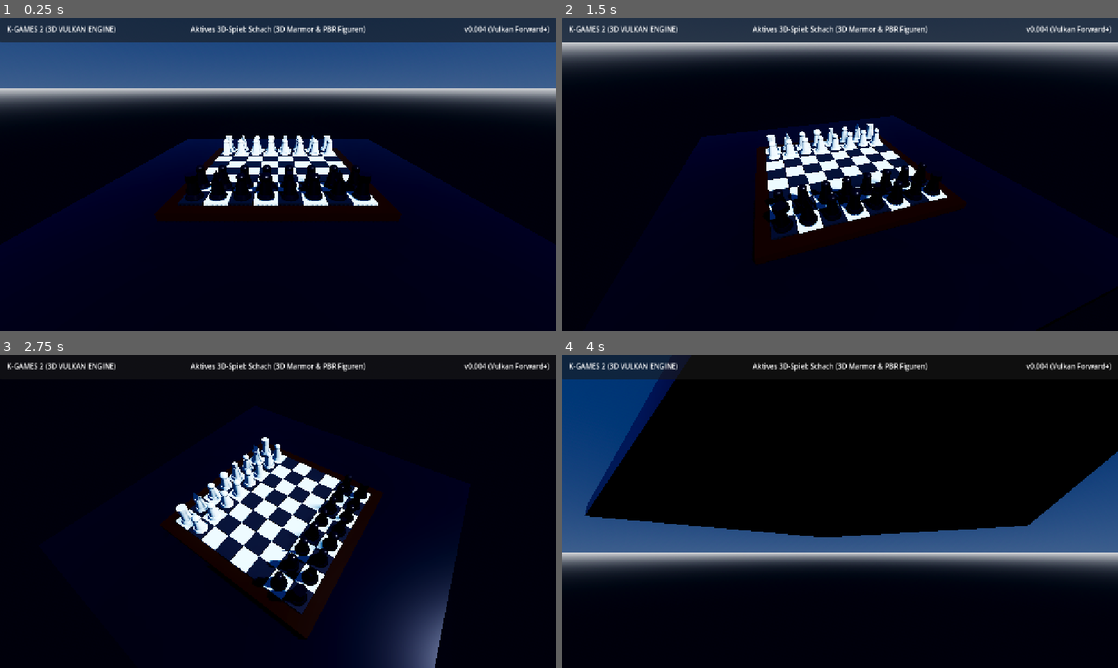
Above: before the commit, frames 1-4 (two rows, left to right).
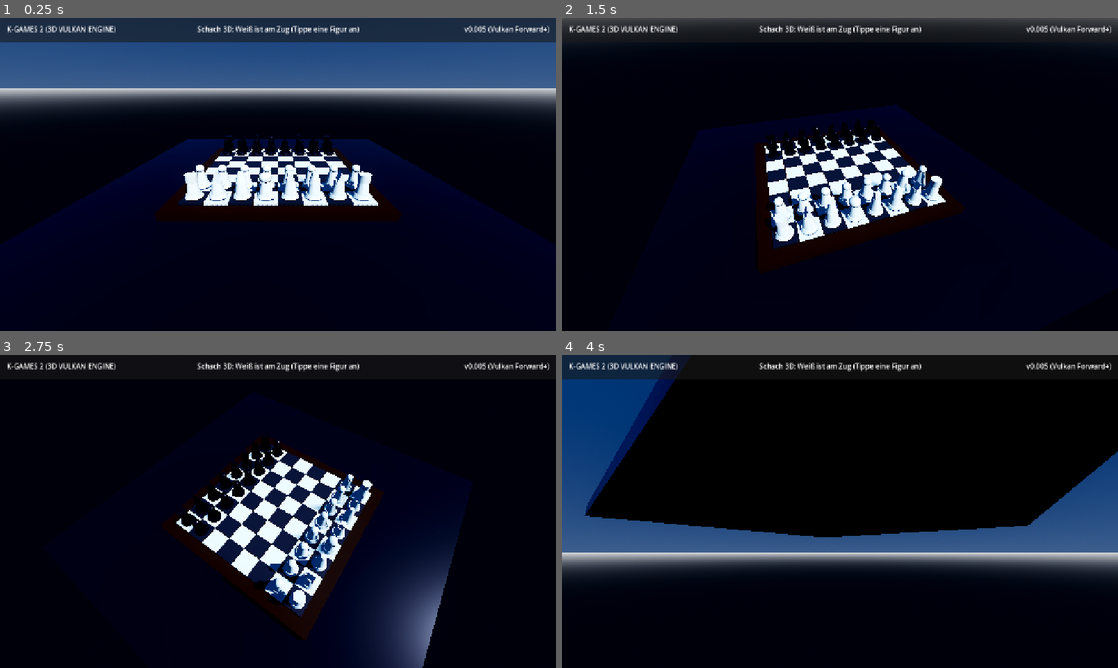
Above: after the commit, the same moments.

Repository: williklassner-ui/K-Games-2
Game: Godot game, scene res://scenes/MainDashboard.tscn
Two runs of this game, one before a commit and one after it. Both use one fixed random seed, a clock stepped at 60 frames per second and the inputs below.
Inputs (mouse positions are in pixels of both pictures, inside the frame that each line leads up to):
- Up to frame 1 (0.25 s): no input
- Up to frame 2 (1.5 s): tap Enter at 0.5 s; move the mouse to (962, 158) at 0.52 s; click (962, 158) at 0.67 s; tap Space at 1.25 s; drag from (728, 190) to (812, 237) at 1.27 s
- Up to frame 3 (2.75 s): tap Enter at 2 s; move the mouse to (333, 442) at 2.02 s; click (333, 442) at 2.17 s
- Up to frame 4 (4 s): tap Space at 2.75 s; drag from (812, 574) to (673, 464) at 2.77 s; tap Enter at 3.5 s; move the mouse to (1006, 558) at 3.52 s; click (1006, 558) at 3.67 s

The runs differ from the first frame. In frame 1, 3.6% of the frame differs, in the area x 33-88%, y 2-59%; in frame 2, 18%, in the area x 0-100%, y 0-74%; in frame 3, 7.6%; in frame 4, 0.5%.

Commit message:
v0.005: Add touch-friendly mobile bottom panel with game switcher, implement interactive 3D chess with legal moves, piece animations & AI opponent, enable touch emulation

Diff:
--- a/project.godot
+++ b/project.godot
@@ -7,7 +7,7 @@
 [application]
 
 config/name="K-Games 2"
-config/version="0.004"
+config/version="0.005"
 config/description="K-Games 2: Native 3D Vulkan Game Engine Suite featuring Civilization, Risk, Battleship, Chess, Monopoly, Katan, Kniffel and classic 3D tabletop games."
 run/main_scene="res://scenes/MainDashboard.tscn"
 config/features=PackedStringArray("4.7", "Forward Plus")
@@ -20,10 +20,17 @@
 window/size/resizable=true
 window/stretch/mode="canvas_items"
 window/stretch/aspect="expand"
+window/handheld/orientation=0
+
+[input_devices]
+
+pointing/emulate_touch_from_mouse=true
+pointing/emulate_mouse_from_touch=true
 
 [rendering]
 
 renderer/rendering_method="forward_plus"
+renderer/rendering_method.mobile="mobile"
 textures/vram_compression/import_etc2_astc=true
 anti_aliasing/quality/msaa_3d=2
 anti_aliasing/quality/screen_space_aa=1
--- a/scripts/MainDashboard.gd
+++ b/scripts/MainDashboard.gd
@@ -1,21 +1,26 @@
 extends Node3D
 
 # K-Games 2: Native Vulkan 3D Game Suite
-const VERSION = "0.004"
+const VERSION = "0.005"
 
 @onready var camera_pivot = $CameraPivot
+@onready var camera_3d = $CameraPivot/Camera3D
 @onready var status_label = $UI/TopBar/StatusLabel
 @onready var version_label = $UI/TopBar/VersionLabel
 @onready var world_3d = $World3D
 
 var current_game_instance: Node3D = null
 var current_game = "overview"
+
+# Touch- und Orbit-Kamerasteuerung
 var is_dragging = false
 var drag_start_mouse = Vector2.ZERO
 var rot_y = 0.0
-var rot_x = -0.4
-
-# Modulare 3D-Spiele
+var rot_x = -0.5
+var touch_start_pos = Vector2.ZERO
+var is_tap = false
+
+# 10 Modulare 3D-Spiele
 const CHESS_SCRIPT = preload("res://scripts/games/Chess3D.gd")
 const BATTLESHIP_SCRIPT = preload("res://scripts/games/Battleship3D.gd")
 const MENSCH_SCRIPT = preload("res://scripts/games/MenschAergereDichNicht3D.gd")
@@ -34,26 +39,58 @@
 		version_label.text = "v" + VERSION + " (Vulkan Forward+)"
 	setup_3d_tabletop_scene()
 	create_game_selection_ui()
-	# Standardmäßig mit Schach starten
 	switch_game("chess")
 
 func _input(event):
+	# Touch & Maus Interaktion
 	if event is InputEventMouseButton:
-		if event.button_index == MOUSE_BUTTON_LEFT or event.button_index == MOUSE_BUTTON_RIGHT:
+		if event.button_index == MOUSE_BUTTON_LEFT:
+			if event.pressed:
+				is_dragging = true
+				is_tap = true
+				drag_start_mouse = event.position
+				touch_start_pos = event.position
+			else:
+				is_dragging = false
+				if is_tap:
+					# 3D-Objekt-Klick / Raycast ausführen
+					raycast_click(event.position)
+		elif event.button_index == MOUSE_BUTTON_RIGHT:
 			is_dragging = event.pressed
 			drag_start_mouse = event.position
 		elif event.button_index == MOUSE_BUTTON_WHEEL_UP:
-			$CameraPivot/Camera3D.position.z = max(5.0, $CameraPivot/Camera3D.position.z - 0.5)
+			camera_3d.position.z = max(5.0, camera_3d.position.z - 0.5)
 		elif event.button_index == MOUSE_BUTTON_WHEEL_DOWN:
-			$CameraPivot/Camera3D.position.z = min(25.0, $CameraPivot/Camera3D.position.z + 0.5)
+			camera_3d.position.z = min(25.0, camera_3d.position.z + 0.5)
 
 	elif event is InputEventMouseMotion and is_dragging:
 		var delta = event.position - drag_start_mouse
+		if delta.length() > 5.0:
+			is_tap = false
 		drag_start_mouse = event.position
 		rot_y -= delta.x * 0.005
 		rot_x = clamp(rot_x - delta.y * 0.005, -1.2, 0.2)
 		camera_pivot.rotation.y = rot_y
 		camera_pivot.rotation.x = rot_x
+
+func raycast_click(screen_pos: Vector2):
+	if not current_game_instance: return
+	if not is_instance_valid(camera_3d): return
+
+	var ray_origin = camera_3d.project_ray_origin(screen_pos)
+	var ray_normal = camera_3d.project_ray_normal(screen_pos)
+	var space_state = get_world_3d().direct_space_state
+	var query = PhysicsRayQueryParameters3D.create(ray_origin, ray_origin + ray_normal * 100.0)
+	query.collide_with_areas = true
+	query.collide_with_bodies = true
+	var result = space_state.intersect_ray(query)
+
+	if result:
+		var collider = result.collider
+		if collider and collider.has_meta("grid_pos"):
+			var g_pos = collider.get_meta("grid_pos")
+			if current_game_instance.has_method("handle_tile_clicked"):
+				current_game_instance.handle_tile_clicked(g_pos)
 
 func setup_3d_tabletop_scene():
 	var table_mesh = BoxMesh.new()
@@ -81,53 +118,69 @@
 	match game_name:
 		"chess":
 			game_node.set_script(CHESS_SCRIPT)
-			if status_label: status_label.text = "Aktives 3D-Spiel: Schach (3D Marmor & PBR Figuren)"
+			if game_node.has_signal("status_changed"):
+				game_node.connect("status_changed", Callable(self, "_on_game_status_changed"))
+			if status_label: status_label.text = "Schach 3D: Tippe eine Figur an zum Ziehen"
 		"battleship":
 			game_node.set_script(BATTLESHIP_SCRIPT)
-			if status_label: status_label.text = "Aktives 3D-Spiel: Schiffe versenken (3D Ozean & Schlachtschiffe)"
+			if status_label: status_label.text = "Schiffe versenken 3D: Taktischer Ozean & Flotte bereit"
 		"mensch":
 			game_node.set_script(MENSCH_SCRIPT)
-			if status_label: status_label.text = "Aktives 3D-Spiel: Mensch ärgere dich nicht (3D Holzbrett)"
+			if status_label: status_label.text = "Mensch ärgere dich nicht 3D: 16 Figuren auf 3D-Holzbrett"
 		"risiko":
 			game_node.set_script(RISIKO_SCRIPT)
-			if status_label: status_label.text = "Aktives 3D-Spiel: Risiko (3D Weltkarte & Armeen)"
+			if status_label: status_label.text = "Risiko 3D: Globale Kontinentalbühne mit Armeen"
 		"civ":
 			game_node.set_script(CIV_SCRIPT)
-			if status_label: status_label.text = "Aktives 3D-Spiel: Civilization (3D Geländerelief, Berge & Städte)"
+			if status_label: status_label.text = "Civilization 3D: 3D-Geländerelief, Höhen & Städte"
 		"monopoly":
 			game_node.set_script(MONOPOLY_SCRIPT)
-			if status_label: status_label.text = "Aktives 3D-Spiel: Monopoly (3D City-Board, Häuser & Hotels)"
+			if status_label: status_label.text = "Monopoly 3D: Immobilien-Board mit Häusern & Hotels"
 		"kniffel":
 			game_node.set_script(KNIFFEL_SCRIPT)
-			if status_label: status_label.text = "Aktives 3D-Spiel: Kniffel (3D Lederteller & PBR-Würfel)"
+			if status_label: status_label.text = "Kniffel 3D: Lederteller & PBR-Würfel"
 		"lotti":
 			game_node.set_script(LOTTI_SCRIPT)
-			if status_label: status_label.text = "Aktives 3D-Spiel: Lotti Karotti (3D Karottenhügel & Hasen)"
+			if status_label: status_label.text = "Lotti Karotti 3D: Riesenkarotte & Hasenfiguren"
 		"katan":
 			game_node.set_script(KATAN_SCRIPT)
-			if status_label: status_label.text = "Aktives 3D-Spiel: Siedler von Katan (3D Hex-Insel, Dörfer & Straßen)"
+			if status_label: status_label.text = "Siedler von Katan 3D: Hex-Insel mit Rohstoffen"
 		"scotland":
 			game_node.set_script(SCOTLAND_SCRIPT)
-			if status_label: status_label.text = "Aktives 3D-Spiel: Scotland Yard (3D London-City & Themse)"
+			if status_label: status_label.text = "Scotland Yard 3D: London City, Themse & Mister X"
 
 	world_3d.add_child(game_node)
 	current_game_instance = game_node
 	print("Switched to 3D Game: ", game_name)
 
+func _on_game_status_changed(msg: String):
+	if status_label:
+		status_label.text = msg
+
 func create_game_selection_ui():
+	# UI Root Panel für Android & Desktop
 	var ui = $UI
+
+	# Scroll-Leiste unten mit hohem Z-Index und MOUSE_FILTER_PASS
+	var bottom_panel = PanelContainer.new()
+	bottom_panel.name = "BottomGamePanel"
+	bottom_panel.mouse_filter = Control.MOUSE_FILTER_PASS
+	bottom_panel.anchors_preset = Control.PRESET_BOTTOM_WIDE
+	bottom_panel.offset_top = -80
+	bottom_panel.offset_bottom = -10
+	bottom_panel.offset_left = 12
+	bottom_panel.offset_right = -12
+
 	var scroll = ScrollContainer.new()
-	scroll.custom_minimum_size = Vector2(0, 60)
-	scroll.anchors_preset = Control.PRESET_BOTTOM_WIDE
-	scroll.offset_top = -68
-	scroll.offset_bottom = -8
-	scroll.offset_left = 20
-	scroll.offset_right = -20
+	scroll.mouse_filter = Control.MOUSE_FILTER_PASS
+	scroll.custom_minimum_size = Vector2(0, 64)
 	scroll.horizontal_scroll_mode = ScrollContainer.SCROLL_MODE_AUTO
 	scroll.vertical_scroll_mode = ScrollContainer.SCROLL_MODE_DISABLED
+	bottom_panel.add_child(scroll)
 
 	var hbox = HBoxContainer.new()
-	hbox.add_theme_constant_override("separation", 10)
+	hbox.mouse_filter = Control.MOUSE_FILTER_PASS
+	hbox.add_theme_constant_override("separation", 12)
 	scroll.add_child(hbox)
 
 	var games = [
@@ -146,8 +199,9 @@
 	for g in games:
 		var btn = Button.new()
 		btn.text = g.name
-		btn.custom_minimum_size = Vector2(160, 48)
+		btn.mouse_filter = Control.MOUSE_FILTER_STOP
+		btn.custom_minimum_size = Vector2(170, 52)
 		btn.pressed.connect(func(): switch_game(g.id))
 		hbox.add_child(btn)
 
-	ui.add_child(scroll)
+	ui.add_child(bottom_panel)
--- a/scripts/games/Chess3D.gd
+++ b/scripts/games/Chess3D.gd
@@ -4,9 +4,51 @@
 
 var board_root: Node3D
 var pieces_root: Node3D
+var highlights_root: Node3D
+
+# Spielfeld Status 8x8
+# "" leer, oder Format: "w_p", "w_r", "w_n", "w_b", "w_q", "w_k" bzw "b_..."
+var grid: Array = []
+var piece_nodes: Dictionary = {}
+var selected_pos = null
+var current_turn = "w"
+var move_count = 0
+
+# Material-Caches
+var white_mat: StandardMaterial3D
+var black_mat: StandardMaterial3D
+var highlight_mat: StandardMaterial3D
+var selected_mat: StandardMaterial3D
+
+signal status_changed(msg: String)
 
 func _ready():
+	init_materials()
 	setup_stage()
+	reset_game()
+
+func init_materials():
+	white_mat = StandardMaterial3D.new()
+	white_mat.albedo_color = Color(0.96, 0.93, 0.86)
+	white_mat.roughness = 0.15
+	white_mat.metallic = 0.1
+
+	black_mat = StandardMaterial3D.new()
+	black_mat.albedo_color = Color(0.09, 0.09, 0.12)
+	black_mat.roughness = 0.25
+	black_mat.metallic = 0.45
+
+	highlight_mat = StandardMaterial3D.new()
+	highlight_mat.albedo_color = Color(0.15, 0.85, 0.35, 0.8)
+	highlight_mat.emission_enabled = true
+	highlight_mat.emission = Color(0.15, 0.85, 0.35)
+	highlight_mat.emission_energy_multiplier = 0.5
+
+	selected_mat = StandardMaterial3D.new()
+	selected_mat.albedo_color = Color(0.95, 0.85, 0.15, 0.9)
+	selected_mat.emission_enabled = true
+	selected_mat.emission = Color(0.95, 0.85, 0.15)
+	selected_mat.emission_energy_multiplier = 0.8
 
 func setup_stage():
 	board_root = Node3D.new()
@@ -17,7 +59,11 @@
 	pieces_root.name = "PiecesRoot"
 	add_child(pieces_root)
 
-	# Holz- und Marmorrahmen für das 3D-Schachbrett
+	highlights_root = Node3D.new()
+	highlights_root.name = "HighlightsRoot"
+	add_child(highlights_root)
+
+	# Holz- und Marmorrahmen
 	var frame_mesh = BoxMesh.new()
 	frame_mesh.size = Vector3(9.2, 0.4, 9.2)
 	var frame_inst = MeshInstance3D.new()
@@ -30,7 +76,7 @@
 	frame_inst.position = Vector3(0, 0.15, 0)
 	board_root.add_child(frame_inst)
 
-	# 64 3D Felder mit Bevel und PBR
+	# 64 3D Felder mit Bevel und statischen Kollisionsboxen für Touch/Klick
 	for x in range(8):
 		for z in range(8):
 			var tile_mesh = BoxMesh.new()
@@ -48,35 +94,60 @@
 				mat.metallic = 0.15
 			tile.material_override = mat
 			tile.position = Vector3((x - 3.5), 0.4, (z - 3.5))
+
+			# StaticBody für 3D-Picking / Raycast Klicks
+			var sb = StaticBody3D.new()
+			var col = CollisionShape3D.new()
+			var shape = BoxShape3D.new()
+			shape.size = Vector3(1.0, 0.2, 1.0)
+			col.shape = shape
+			sb.add_child(col)
+			sb.set_meta("grid_pos", Vector2i(x, z))
+			tile.add_child(sb)
+
 			board_root.add_child(tile)
 
-	create_chess_pieces()
-
-func create_chess_pieces():
-	# 3D Schachfiguren mit geometrischen Profilen (König, Dame, Turm, Läufer, Springer, Bauern)
+func reset_game():
+	for child in pieces_root.get_children():
+		child.queue_free()
+	piece_nodes.clear()
+	clear_highlights()
+	selected_pos = null
+	current_turn = "w"
+	move_count = 0
+
+	grid = []
 	for x in range(8):
-		# Bauern
-		spawn_piece(Vector3(x - 3.5, 0.5, 2.5), "pawn", false)
-		spawn_piece(Vector3(x - 3.5, 0.5, -2.5), "pawn", true)
-
-	var major = ["rook", "knight", "bishop", "queen", "king", "bishop", "knight", "rook"]
+		var row = []
+		for z in range(8):
+			row.append("")
+		grid.append(row)
+
+	# Standard Schach-Aufstellung
 	for x in range(8):
-		spawn_piece(Vector3(x - 3.5, 0.5, 3.5), major[x], false)
-		spawn_piece(Vector3(x - 3.5, 0.5, -3.5), major[x], true)
-
-func spawn_piece(pos: Vector3, type: String, is_white: bool):
+		set_piece(x, 6, "w_p")
+		set_piece(x, 1, "b_p")
+
+	var major = ["r", "n", "b", "q", "k", "b", "n", "r"]
+	for x in range(8):
+		set_piece(x, 7, "w_" + major[x])
+		set_piece(x, 0, "b_" + major[x])
+
+	emit_signal("status_changed", "Schach 3D: Weiß ist am Zug (Tippe eine Figur an)")
+
+func set_piece(x: int, z: int, piece_code: String):
+	grid[x][z] = piece_code
+	if piece_code != "":
+		var is_white = piece_code.begins_with("w_")
+		var type = piece_code.substr(2)
+		var p_node = create_piece_mesh(type, is_white)
+		p_node.position = Vector3(x - 3.5, 0.5, z - 3.5)
+		pieces_root.add_child(p_node)
+		piece_nodes[Vector2i(x, z)] = p_node
+
+func create_piece_mesh(type: String, is_white: bool) -> Node3D:
 	var piece = Node3D.new()
-	piece.position = pos
-
-	var mat = StandardMaterial3D.new()
-	if is_white:
-		mat.albedo_color = Color(0.95, 0.92, 0.85)
-		mat.roughness = 0.15
-		mat.metallic = 0.1
-	else:
-		mat.albedo_color = Color(0.08, 0.08, 0.12)
-		mat.roughness = 0.25
-		mat.metallic = 0.4
+	var mat = white_mat if is_white else black_mat
 
 	# Sockel
 	var base_mesh = CylinderMesh.new()
@@ -100,27 +171,33 @@
 	body_inst.position = Vector3(0, 0.45, 0)
 	piece.add_child(body_inst)
 
-	# Kopf nach Figurentyp
+	# Kopf
 	var head_mesh: Mesh
-	if type == "king":
+	if type == "k":
 		var k = BoxMesh.new()
 		k.size = Vector3(0.25, 0.4, 0.25)
 		head_mesh = k
-	elif type == "queen":
+	elif type == "q":
 		var q = SphereMesh.new()
 		q.radius = 0.26
 		q.height = 0.45
 		head_mesh = q
-	elif type == "knight":
+	elif type == "n":
 		var kn = PrismMesh.new()
 		kn.size = Vector3(0.35, 0.5, 0.35)
 		head_mesh = kn
-	elif type == "rook":
+	elif type == "r":
 		var r = CylinderMesh.new()
 		r.top_radius = 0.25
 		r.bottom_radius = 0.25
 		r.height = 0.3
 		head_mesh = r
+	elif type == "b":
+		var b = CylinderMesh.new()
+		b.top_radius = 0.12
+		b.bottom_radius = 0.24
+		b.height = 0.45
+		head_mesh = b
 	else:
 		var p = SphereMesh.new()
 		p.radius = 0.2
@@ -133,4 +210,214 @@
 	head_inst.position = Vector3(0, 0.85, 0)
 	piece.add_child(head_inst)
 
-	pieces_root.add_child(piece)
+	return piece
+
+func handle_tile_clicked(grid_pos: Vector2i):
+	var gx = grid_pos.x
+	var gz = grid_pos.y
+	if gx < 0 or gx > 7 or gz < 0 or gz > 7:
+		return
+
+	var clicked_piece = grid[gx][gz]
+
+	# Fall 1: Bereits eine Figur ausgewählt und Klick auf Ziel
+	if selected_pos != null:
+		if gx == selected_pos.x and gz == selected_pos.y:
+			# Deselektieren
+			clear_highlights()
+			selected_pos = null
+			emit_signal("status_changed", "Auswahl aufgehoben.")
+			return
+
+		var valid_moves = get_valid_moves(selected_pos.x, selected_pos.y)
+		if grid_pos in valid_moves:
+			execute_move(selected_pos, grid_pos)
+			return
+		elif clicked_piece.begins_with(current_turn + "_"):
+			# Zu anderer eigener Figur wechseln
+			select_piece(grid_pos)
+			return
+		else:
+			emit_signal("status_changed", "Ungültiger Zug!")
+			return
+
+	# Fall 2: Noch keine Figur ausgewählt
+	if clicked_piece.begins_with(current_turn + "_"):
+		select_piece(grid_pos)
+	elif clicked_piece != "":
+		emit_signal("status_changed", "Nicht deine Farbe am Zug!")
+
+func select_piece(pos: Vector2i):
+	clear_highlights()
+	selected_pos = pos
+
+	# Markierung für ausgewählte Figur
+	spawn_highlight(pos, selected_mat, 0.5)
+
+	# Markierungen für mögliche Züge
+	var moves = get_valid_moves(pos.x, pos.y)
+	for m in moves:
+		spawn_highlight(m, highlight_mat, 0.45)
+
+	var p_name = get_piece_display_name(grid[pos.x][pos.y])
+	emit_signal("status_changed", p_name + " ausgewählt (" + str(moves.size()) + " Züge möglich)")
+
+func execute_move(from: Vector2i, to: Vector2i):
+	var moving_code = grid[from.x][from.y]
+	var target_code = grid[to.x][to.y]
+
+	# Ziel schlagen falls vorhanden
+	if target_code != "" and piece_nodes.has(to):
+		var target_node = piece_nodes[to]
+		target_node.queue_free()
+		piece_nodes.erase(to)
+
+	# Figur bewegen
+	grid[to.x][to.y] = moving_code
+	grid[from.x][from.y] = ""
+
+	if piece_nodes.has(from):
+		var node = piece_nodes[from]
+		piece_nodes.erase(from)
+		piece_nodes[to] = node
+
+		# Sanfte 3D-Zug-Animation
+		var tween = create_tween()
+		var target_pos = Vector3(to.x - 3.5, 0.5, to.y - 3.5)
+		var mid_pos = (node.position + target_pos) * 0.5 + Vector3(0, 0.6, 0)
+		tween.tween_property(node, "position", mid_pos, 0.12)
+		tween.tween_property(node, "position", target_pos, 0.12)
+
+	clear_highlights()
+	selected_pos = null
+	move_count += 1
+
+	# Bauern-Umwandlung (Pawn Promotion)
+	if moving_code == "w_p" and to.y == 0:
+		grid[to.x][to.y] = "w_q"
+		if piece_nodes.has(to):
+			piece_nodes[to].queue_free()
+			set_piece(to.x, to.y, "w_q")
+	elif moving_code == "b_p" and to.y == 7:
+		grid[to.x][to.y] = "b_q"
+		if piece_nodes.has(to):
+			piece_nodes[to].queue_free()
+			set_piece(to.x, to.y, "b_q")
+
+	# Spielerwechsel
+	current_turn = "b" if current_turn == "w" else "w"
+	var turn_str = "Weiß" if current_turn == "w" else "Schwarz"
+	emit_signal("status_changed", "Zug ausgeführt! " + turn_str + " ist am Zug.")
+
+	# Wenn Schwarz am Zug ist: automatische KI-Antwort nach kurzer Bedenkzeit
+	if current_turn == "b":
+		get_tree().create_timer(0.6).timeout.connect(ai_make_move)
+
+func ai_make_move():
+	if current_turn != "b": return
+	var all_moves = []
+	for x in range(8):
+		for z in range(8):
+			if grid[x][z].begins_with("b_"):
+				var moves = get_valid_moves(x, z)
+				for m in moves:
+					all_moves.append({"from": Vector2i(x, z), "to": m})
+
+	if all_moves.is_empty():
+		emit_signal("status_changed", "Schachmatt oder Patt! Weiß gewinnt!")
+		return
+
+	# Bevorzuge Schlagzüge
+	var captures = []
+	for move in all_moves:
+		if grid[move.to.x][move.to.y].begins_with("w_"):
+			captures.append(move)
+
+	var chosen = captures.pick_random() if not captures.is_empty() else all_moves.pick_random()
+	execute_move(chosen.from, chosen.to)
+
+func get_valid_moves(x: int, z: int) -> Array:
+	var moves = []
+	var code = grid[x][z]
+	if code == "": return moves
+	var color = code.substr(0, 1)
+	var type = code.substr(2)
+
+	match type:
+		"p": # Bauer
+			var dir = -1 if color == "w" else 1
+			var start_row = 6 if color == "w" else 1
+			# 1 Schritt vor
+			if is_in_bounds(x, z + dir) and grid[x][z + dir] == "":
+				moves.append(Vector2i(x, z + dir))
+				# 2 Schritte vom Start
+				if z == start_row and grid[x][z + 2 * dir] == "":
+					moves.append(Vector2i(x, z + 2 * dir))
+			# Diagonal schlagen
+			for dx in [-1, 1]:
+				if is_in_bounds(x + dx, z + dir):
+					var target = grid[x + dx][z + dir]
+					if target != "" and not target.begins_with(color + "_"):
+						moves.append(Vector2i(x + dx, z + dir))
+
+		"r": # Turm
+			moves.append_array(get_ray_moves(x, z, [Vector2i(1,0), Vector2i(-1,0), Vector2i(0,1), Vector2i(0,-1)], color))
+		"b": # Läufer
+			moves.append_array(get_ray_moves(x, z, [Vector2i(1,1), Vector2i(-1,1), Vector2i(1,-1), Vector2i(-1,-1)], color))
+		"q": # Dame
+			moves.append_array(get_ray_moves(x, z, [Vector2i(1,0), Vector2i(-1,0), Vector2i(0,1), Vector2i(0,-1), Vector2i(1,1), Vector2i(-1,1), Vector2i(1,-1), Vector2i(-1,-1)], color))
+		"k": # König
+			for dx in [-1, 0, 1]:
+				for dz in [-1, 0, 1]:
+					if dx == 0 and dz == 0: continue
+					if is_in_bounds(x + dx, z + dz):
+						var target = grid[x + dx][z + dz]
+						if target == "" or not target.begins_with(color + "_"):
+							moves.append(Vector2i(x + dx, z + dz))
+		"n": # Springer
+			var knight_dirs = [Vector2i(1,2), Vector2i(2,1), Vector2i(-1,2), Vector2i(-2,1), Vector2i(1,-2), Vector2i(2,-1), Vector2i(-1,-2), Vector2i(-2,-1)]
+			for kd in knight_dirs:
+				if is_in_bounds(x + kd.x, z + kd.y):
+					var target = grid[x + kd.x][z + kd.y]
+					if target == "" or not target.begins_with(color + "_"):
+						moves.append(Vector2i(x + kd.x, z + kd.y))
+
+	return moves
+
+func get_ray_moves(start_x: int, start_z: int, dirs: Array, color: String) -> Array:
+	var list = []
+	for d in dirs:
+		var cx = start_x + d.x
+		var cz = start_z + d.y
+		while is_in_bounds(cx, cz):
+			var target = grid[cx][cz]
+			if target == "":
+				list.append(Vector2i(cx, cz))
+			else:
+				if not target.begins_with(color + "_"):
+					list.append(Vector2i(cx, cz))
+				break
+			cx += d.x
+			cz += d.y
+	return list
+
+func is_in_bounds(x: int, z: int) -> bool:
+	return x >= 0 and x < 8 and z >= 0 and z < 8
+
+func spawn_highlight(pos: Vector2i, mat: Material, y_level: float):
+	var m = BoxMesh.new()
+	m.size = Vector3(0.9, 0.04, 0.9)
+	var inst = MeshInstance3D.new()
+	inst.mesh = m
+	inst.material_override = mat
+	inst.position = Vector3(pos.x - 3.5, y_level, pos.y - 3.5)
+	highlights_root.add_child(inst)
+
+func clear_highlights():
+	for c in highlights_root.get_children():
+		c.queue_free()
+
+func get_piece_display_name(code: String) -> String:
+	var names = {"p": "Bauer", "r": "Turm", "n": "Springer", "b": "Läufer", "q": "Dame", "k": "König"}
+	var col = "Weißer " if code.begins_with("w_") else "Schwarzer "
+	return col + names.get(code.substr(2), "Figur")
Not shown, changed: README.md
